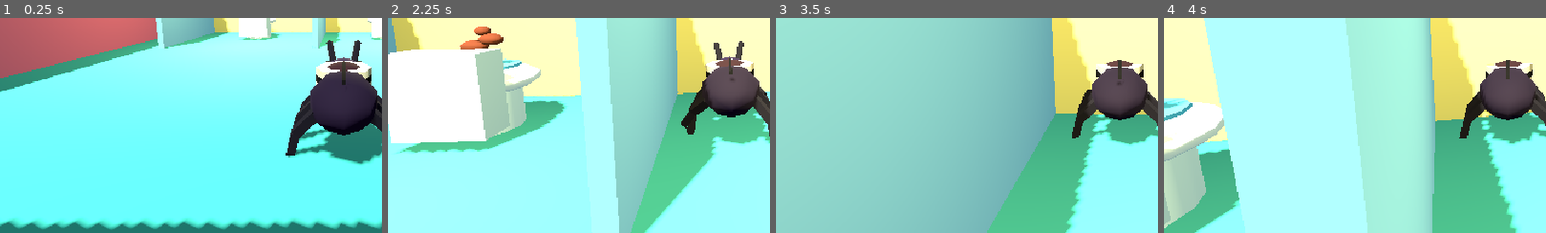
Above: before the commit, frames 1-4 (left to right).
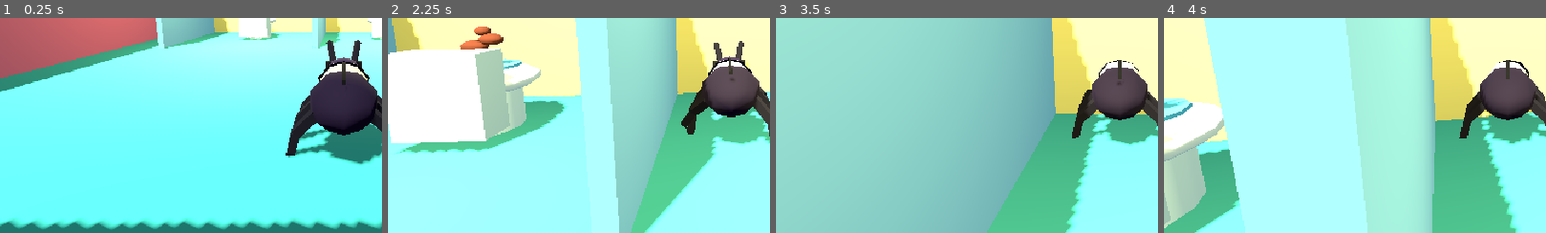
Above: after the commit, the same moments.

Repository: blanzy-labs/turd-burglar
Game: Godot game, scene res://scenes/main.tscn
Same seed, same stepped clock (60 frames per second), same inputs: the game is played once before the commit and once after it.
Inputs (mouse positions are % of the whole screen's width and height, from its top left):
- Up to frame 1 (0.25 s): no input
- Up to frame 2 (2.25 s): tap Enter at 0.5 s; move the mouse to (55, 50) at 0.52 s; hold W (move_forward) from 0.53 s (still down); tap E at 0.6, 2.1 s; move the mouse to (45, 50) at 1.27 s; tap R at 1.35 s; move the mouse to (52, 48) at 2.02 s
- Up to frame 3 (3.5 s): keep holding W (move_forward); move the mouse to (49, 52) at 2.77 s; tap R at 2.85 s
- Up to frame 4 (4 s): keep holding W (move_forward); tap Space at 3.5 s; move the mouse to (57, 51) at 3.52 s; tap E at 3.6 s
The pictures show only the part of the screen within x 5-55%, y 43-93%; the shares and areas given below are measured in that part.

The runs differ from the first frame. In frame 1, 0.7% of the frame differs, in the area x 82-98%, y 20-53%; in frame 2, 0.5%; in frame 3, 0.3%; in frame 4, 0.3%.

Commit message:
TB-R04B-001: Replace the Shirt with Striped Front-Shell Coloration

Diff:
--- a/scenes/player.tscn
+++ b/scenes/player.tscn
@@ -6,9 +6,34 @@
 albedo_color = Color(0.105, 0.06, 0.13, 1)
 roughness = 0.92
 
-[sub_resource type="StandardMaterial3D" id="Material_thorax"]
-albedo_color = Color(0.19, 0.095, 0.11, 1)
-roughness = 0.94
+[sub_resource type="Shader" id="Shader_thorax_stripes"]
+code = "shader_type spatial;
+render_mode diffuse_lambert, specular_disabled;
+
+uniform vec4 stripe_light : source_color = vec4(0.78, 0.71, 0.55, 1.0);
+uniform vec4 stripe_dark : source_color = vec4(0.035, 0.025, 0.045, 1.0);
+uniform float stripe_count : hint_range(3.0, 5.0, 1.0) = 5.0;
+
+varying float shell_z;
+
+void vertex() {
+	shell_z = VERTEX.z;
+}
+
+void fragment() {
+	float shell_position = clamp((shell_z + 0.38) / 0.76, 0.0, 0.9999);
+	float band = floor(shell_position * stripe_count);
+	float light_band = mod(band, 2.0);
+	ALBEDO = mix(stripe_dark.rgb, stripe_light.rgb, light_band);
+	ROUGHNESS = 0.96;
+}"
+
+[sub_resource type="ShaderMaterial" id="Material_thorax"]
+render_priority = 0
+shader = SubResource("Shader_thorax_stripes")
+shader_parameter/stripe_light = Color(0.78, 0.71, 0.55, 1)
+shader_parameter/stripe_dark = Color(0.035, 0.025, 0.045, 1)
+shader_parameter/stripe_count = 5.0
 
 [sub_resource type="StandardMaterial3D" id="Material_head"]
 albedo_color = Color(0.16, 0.105, 0.205, 1)
@@ -29,10 +54,6 @@
 emission = Color(0.72, 0.32, 0.055, 1)
 emission_energy_multiplier = 1.45
 
-[sub_resource type="StandardMaterial3D" id="Material_shirt_cream"]
-albedo_color = Color(0.78, 0.71, 0.55, 1)
-roughness = 0.96
-
 [sub_resource type="CapsuleShape3D" id="CapsuleShape_player"]
 radius = 0.38
 height = 1.15
@@ -85,27 +106,6 @@
 material = SubResource("Material_eye")
 size = Vector3(0.105, 0.055, 0.026)
 
-[sub_resource type="SphereMesh" id="SphereMesh_shirt"]
-material = SubResource("Material_mask")
-radius = 0.365
-height = 0.73
-radial_segments = 8
-rings = 4
-
-[sub_resource type="CylinderMesh" id="CylinderMesh_stripe_cream"]
-material = SubResource("Material_shirt_cream")
-top_radius = 0.37
-bottom_radius = 0.37
-height = 0.095
-radial_segments = 8
-
-[sub_resource type="CylinderMesh" id="CylinderMesh_stripe_dark"]
-material = SubResource("Material_mask")
-top_radius = 0.371
-bottom_radius = 0.371
-height = 0.095
-radial_segments = 8
-
 [node name="Player" type="CharacterBody3D"]
 script = ExtResource("1_player")
 
@@ -143,32 +143,6 @@
 position = Vector3(0.145, 0.015, -0.0405)
 mesh = SubResource("BoxMesh_eye")
 
-[node name="Shirt" type="Node3D" parent="Body"]
-position = Vector3(0, 0.58, -0.42)
-
-[node name="Base" type="MeshInstance3D" parent="Body/Shirt"]
-scale = Vector3(1, 0.78, 1)
-mesh = SubResource("SphereMesh_shirt")
-
-[node name="StripeCreamLower" type="MeshInstance3D" parent="Body/Shirt"]
-position = Vector3(0, -0.19, 0)
-mesh = SubResource("CylinderMesh_stripe_cream")
-
-[node name="StripeDarkLower" type="MeshInstance3D" parent="Body/Shirt"]
-position = Vector3(0, -0.095, 0)
-mesh = SubResource("CylinderMesh_stripe_dark")
-
-[node name="StripeCreamMiddle" type="MeshInstance3D" parent="Body/Shirt"]
-mesh = SubResource("CylinderMesh_stripe_cream")
-
-[node name="StripeDarkUpper" type="MeshInstance3D" parent="Body/Shirt"]
-position = Vector3(0, 0.095, 0)
-mesh = SubResource("CylinderMesh_stripe_dark")
-
-[node name="StripeCreamUpper" type="MeshInstance3D" parent="Body/Shirt"]
-position = Vector3(0, 0.19, 0)
-mesh = SubResource("CylinderMesh_stripe_cream")
-
 [node name="AntennaLeft" type="MeshInstance3D" parent="Body"]
 position = Vector3(-0.17, 0.82, -1.02)
 rotation = Vector3(-0.94, 0, 0.18)
Not shown: 1 places in scenes/player.tscn that only renumber resources
